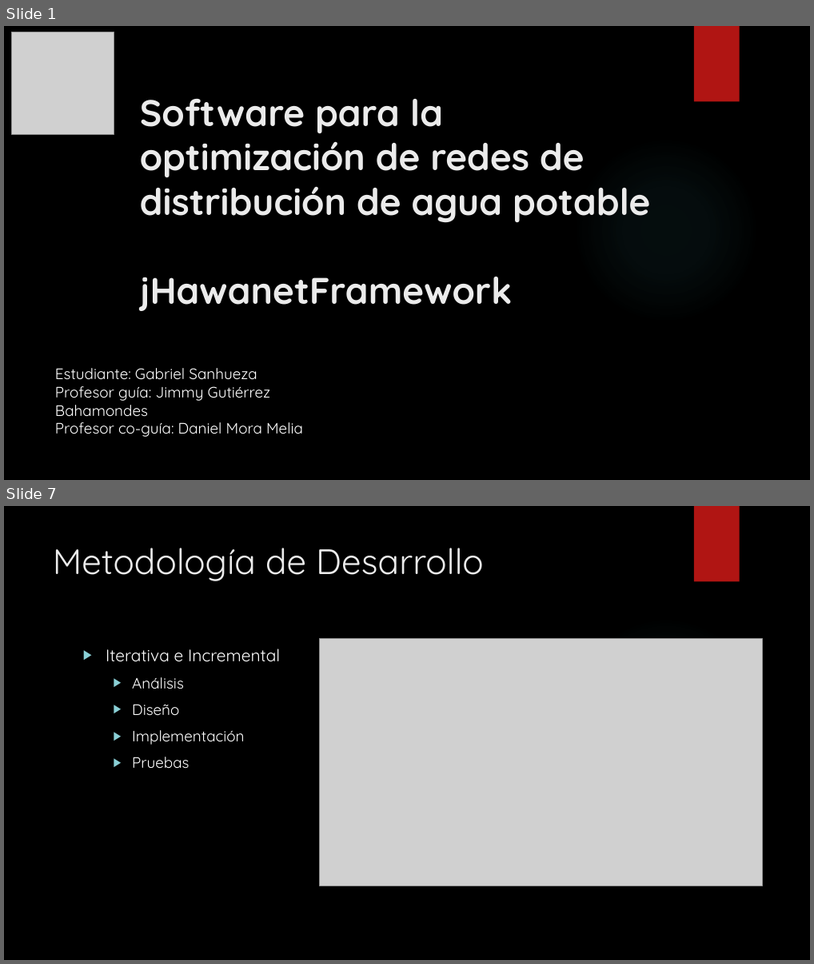
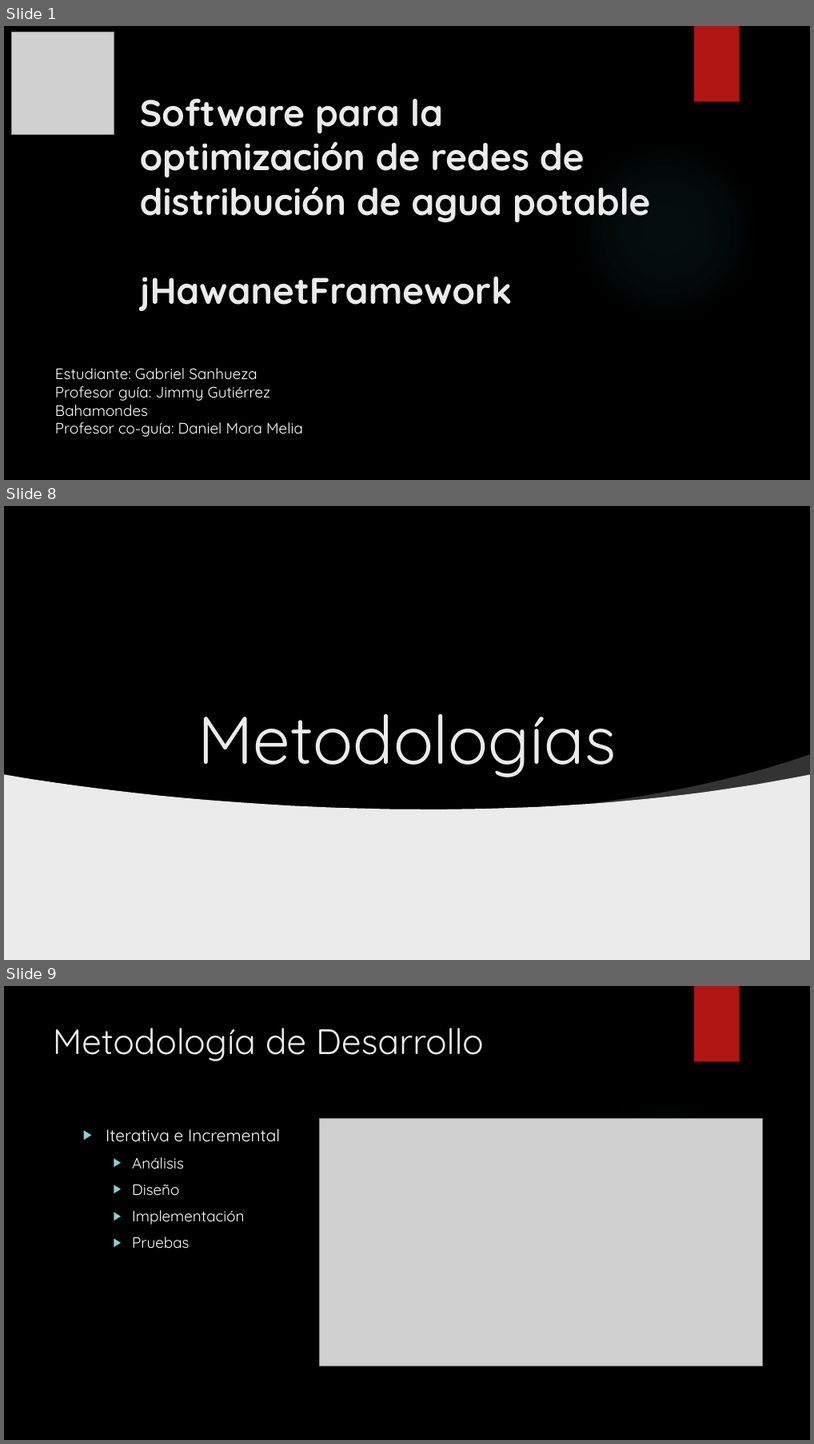
Before and after one commit to gsanhuezafuentes/ProyectoDeMemoria, a slide deck: presentacion/JHawanet.pptx. Shown one above the other, each under a label of ours: slides 1 and 7 before the commit, slides 1, 8 and 9 after it; the slides between them are not shown. The pictures are 814x964 and 814x1444 pixels, drawn with LibreOffice and Linux fonts; fonts in the diff are those of the drawing; grey boxes stand for pictures; background and template pictures are left out. Boxes give left, top, right and bottom in pixels: in the first picture for what was removed or moved away, otherwise in the second. Text is boxed around its words. In the diff, an @@ line names an element or a change of style, - is before the commit and + after.

```diff
--- a/presentacion/JHawanet.pptx
+++ b/presentacion/JHawanet.pptx
@@ slide 8 added at (4, 506, 810, 960), background picture (left out) @@
@@ rectangle added at (4, 506, 810, 819), fill #000000 @@
@@ picture added at (534, 506, 639, 582) @@
@@ rectangle added at (694, 506, 740, 582), fill #B01513 @@
@@ picture added at (4, 683, 270, 960) @@
@@ picture added at (4, 697, 105, 854) @@
@@ title added at (198, 714, 616, 777), 80 pt, text #EBEBEB @@
+Metodologías
@@ freeform shape added at (581, 755, 810, 809), fill #FFFFFF at 20% opacity @@
@@ freeform shape added at (4, 775, 810, 960), fill #EBEBEB @@
@@ picture added at (574, 909, 639, 960) @@
@@ what was slide 7 is now slide 9 @@
```
Also in this commit, not shown: 6 slides changed, 30 other slides added, 36 other files.
